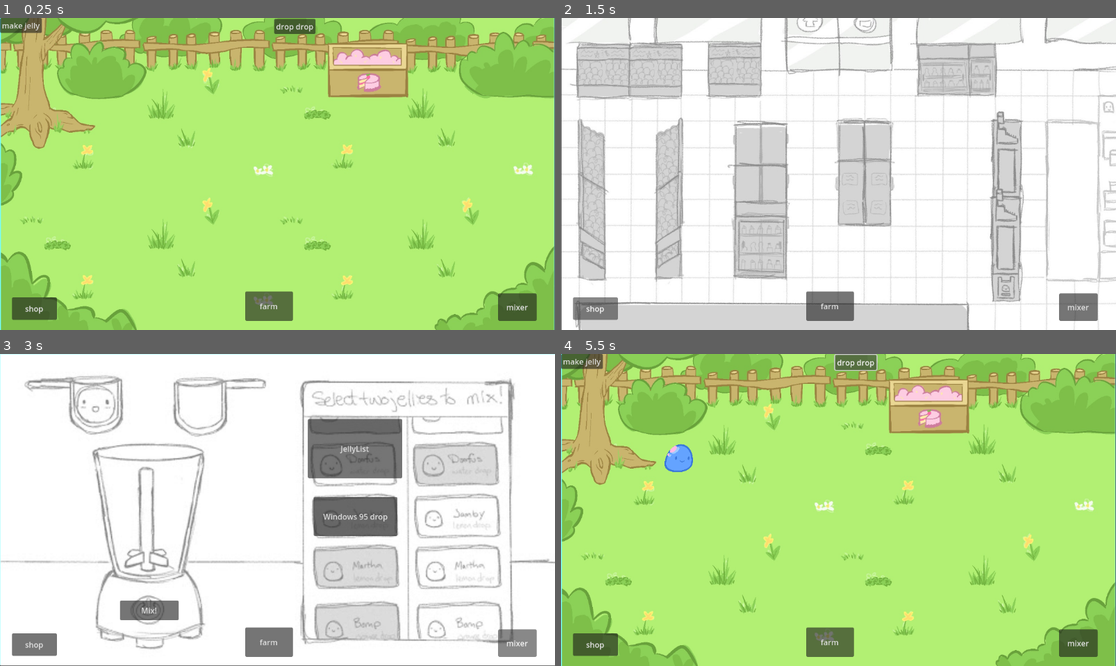
Above: before the commit, frames 1-4 (two rows, left to right).
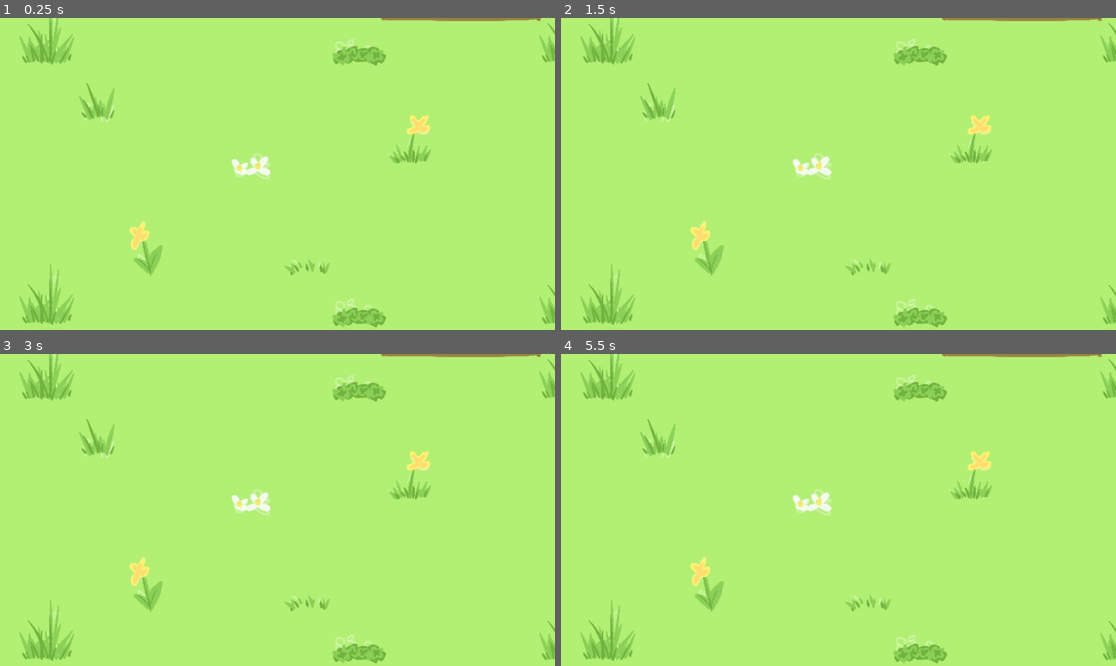
Above: after the commit, the same moments.

Repository: Jelly-Drop-DevOp/JellyDrop
Game: Godot game, scene res://farm.tscn
The game is run twice, just before and just after one commit, with the same random seed, the same clock (stepped at 60 frames per second) and the same inputs. Sound files missing from this copy of the repository are replaced by a short silence.
Inputs (mouse positions are in pixels of both pictures, inside the frame that each line leads up to):
- Up to frame 1 (0.25 s): no input
- Up to frame 2 (1.5 s): click (827, 305) at 0.5 s, where only the run before the commit has a clickable "farm"; click (594, 308) at 1.25 s, where only the run before the commit has a clickable "shop"
- Up to frame 3 (3 s): click (266, 641) at 2 s, where only the run before the commit has a clickable "farm"; click (516, 644) at 2.75 s, where only the run before the commit has a clickable "mixer"
- Up to frame 4 (5.5 s): click (827, 641) at 3.5 s, where only the run before the commit has a clickable "farm"; click (583, 360) at 4.25 s, where only the run before the commit has a clickable "make jelly"; click (855, 363) at 5 s, where only the run before the commit has a clickable "drop drop"

The runs differ from the first frame. In frame 1, 31% of the frame differs, in the area x 0-100%, y 0-100%; in frame 2, 100%; in frame 3, 100%; in frame 4, 32%.

Commit message:
Updates to sprite rendering and added placeholder walking animation.

Diff:
--- a/praccyproggy/farm.tscn
+++ b/praccyproggy/farm.tscn
@@ -56,7 +56,7 @@
 text = "make jelly"
 
 [node name="jellySpawn" type="Marker2D" parent="."]
-position = Vector2(227, 199)
+position = Vector2(484, 284)
 
 [node name="jellySpawn" type="Marker2D" parent="jellySpawn"]
 position = Vector2(-15, 313)
@@ -122,5 +122,9 @@
 offset_bottom = 33.0
 text = "drop drop"
 
+[node name="Camera2D" type="Camera2D" parent="."]
+position = Vector2(574, 324)
+zoom = Vector2(2, 2)
+
 [connection signal="pressed" from="addJellyButton" to="." method="_on_add_jelly_button_pressed"]
 [connection signal="pressed" from="makedropbutton" to="." method="_on_makedropbutton_pressed"]
--- a/praccyproggy/jellyai.gd
+++ b/praccyproggy/jellyai.gd
@@ -45,7 +45,7 @@
 func wander():
 	$JellyAnimations.play("move")
 	$JellyAnimations/JellyLineart.play("move_lineart")
-	$JellyAnimations/JellyShine.play("idle_shine")
+	$JellyAnimations/JellyShine.play("move_shine")
 	direction = Vector2(randi() % 3 - 1, randi() % 3 - 1)
 	$JellyAnimations.flip_h = direction.x <= 0
 	$JellyAnimations/JellyLineart.flip_h = direction.x <= 0
--- a/praccyproggy/jellydrop.tscn
+++ b/praccyproggy/jellydrop.tscn
@@ -3,31 +3,31 @@
 [ext_resource type="Script" path="res://jellydrop.gd" id="1_p30oi"]
 [ext_resource type="Script" path="res://jellyai.gd" id="1_swmws"]
 [ext_resource type="Shader" path="res://jellydrop.gdshader" id="3_r1ku0"]
-[ext_resource type="Texture2D" uid="uid://b6bg33i0n0hhx" path="res://assets/water_drop_move_animation V1/Untitled_Artwork-1.png" id="30_hjeod"]
 [ext_resource type="Texture2D" uid="uid://b1p8rlq46vqj4" path="res://assets/ide_filll/jelly-idle-fill-1.png" id="31_b4mbp"]
-[ext_resource type="Texture2D" uid="uid://5vhcc3wbhmqy" path="res://assets/water_drop_move_animation V1/Untitled_Artwork-2.png" id="31_e8tks"]
 [ext_resource type="Texture2D" uid="uid://h5cscajipeh1" path="res://assets/ide_filll/jelly-idle-fill-2.png" id="32_dhtj0"]
-[ext_resource type="Texture2D" uid="uid://blkymu4chev84" path="res://assets/water_drop_move_animation V1/Untitled_Artwork-3.png" id="32_eotjn"]
-[ext_resource type="Texture2D" uid="uid://bygr5u8r1rrux" path="res://assets/water_drop_move_animation V1/Untitled_Artwork-4.png" id="33_d0htf"]
+[ext_resource type="Texture2D" uid="uid://csdjfy54c6y0m" path="res://assets/walkgreyscale/Untitled_Artwork-1.png" id="32_ka77n"]
 [ext_resource type="Texture2D" uid="uid://dnsgc808svndy" path="res://assets/ide_filll/jelly-idle-fill-3.png" id="33_nutg3"]
+[ext_resource type="Texture2D" uid="uid://4hwovwr5de1c" path="res://assets/walkgreyscale/Untitled_Artwork-2.png" id="33_qkles"]
 [ext_resource type="Texture2D" uid="uid://qs7t8jdky457" path="res://assets/ide_filll/jelly-idle-fill-4.png" id="34_bkxa5"]
-[ext_resource type="Texture2D" uid="uid://dhlxusy6iuxk7" path="res://assets/water_drop_move_animation V1/Untitled_Artwork-5.png" id="34_vewib"]
+[ext_resource type="Texture2D" uid="uid://b3sg5al0r0cdc" path="res://assets/walkgreyscale/Untitled_Artwork-3.png" id="34_bn714"]
+[ext_resource type="Texture2D" uid="uid://cf0jgk88vx5fd" path="res://assets/walkgreyscale/Untitled_Artwork-4.png" id="35_4w6mq"]
 [ext_resource type="Texture2D" uid="uid://cwj8cal5tagwn" path="res://assets/ide_filll/jelly-idle-fill-5.png" id="35_d0vq6"]
-[ext_resource type="Texture2D" uid="uid://kc0mjhhys33u" path="res://assets/water_drop_move_animation V1/Untitled_Artwork-6.png" id="35_e23b5"]
-[ext_resource type="Texture2D" uid="uid://60v8ugbuvd5i" path="res://assets/water_drop_move_animation V1/Untitled_Artwork-7.png" id="36_1k3dm"]
+[ext_resource type="Texture2D" uid="uid://djsgm06k15j3p" path="res://assets/walkgreyscale/Untitled_Artwork-5.png" id="36_4usdc"]
 [ext_resource type="Texture2D" uid="uid://dtfc64kske88m" path="res://assets/ide_filll/jelly-idle-fill-6.png" id="36_2402u"]
-[ext_resource type="Texture2D" uid="uid://bu0wt62hdgcmt" path="res://assets/water_drop_move_animation V1/Untitled_Artwork-8.png" id="37_f71je"]
 [ext_resource type="Texture2D" uid="uid://b4wbe7woooa51" path="res://assets/ide_filll/jelly-idle-fill-7.png" id="37_l6mil"]
-[ext_resource type="Texture2D" uid="uid://cv2bkovis43gd" path="res://assets/water_drop_move_animation V1/Untitled_Artwork-9.png" id="38_8muob"]
+[ext_resource type="Texture2D" uid="uid://5t28wuc3r4n" path="res://assets/walkgreyscale/Untitled_Artwork-6.png" id="37_ncd17"]
 [ext_resource type="Texture2D" uid="uid://22c5kvy3ghb8" path="res://assets/ide_filll/jelly-idle-fill-8.png" id="38_fl221"]
+[ext_resource type="Texture2D" uid="uid://r0qm2qajt37q" path="res://assets/walkgreyscale/Untitled_Artwork-7.png" id="38_s6mu2"]
+[ext_resource type="Texture2D" uid="uid://bsfpsbv3uxsvi" path="res://assets/walkgreyscale/Untitled_Artwork-8.png" id="39_avioj"]
 [ext_resource type="Texture2D" uid="uid://b7p7g8snu2x3" path="res://assets/ide_filll/jelly-idle-fill-9.png" id="39_qxpiy"]
-[ext_resource type="Texture2D" uid="uid://bn4a1ewuoan7" path="res://assets/water_drop_move_animation V1/Untitled_Artwork-10.png" id="39_uuwta"]
 [ext_resource type="Texture2D" uid="uid://di78cvfpl2q44" path="res://assets/ide_filll/jelly-idle-fill-10.png" id="40_lee0w"]
-[ext_resource type="Texture2D" uid="uid://kvrg1vb85g7d" path="res://assets/water_drop_move_animation V1/Untitled_Artwork-11.png" id="40_tfcrk"]
+[ext_resource type="Texture2D" uid="uid://bocm8a6rlf7h8" path="res://assets/walkgreyscale/Untitled_Artwork-9.png" id="40_nhe7q"]
+[ext_resource type="Texture2D" uid="uid://4sa4lgvm8bu7" path="res://assets/walkgreyscale/Untitled_Artwork-10.png" id="41_8760e"]
 [ext_resource type="Texture2D" uid="uid://cda1dtbvyxlor" path="res://assets/ide_filll/jelly-idle-fill-11.png" id="41_gfvv1"]
-[ext_resource type="Texture2D" uid="uid://dgvaomlj801sn" path="res://assets/water_drop_move_animation V1/Untitled_Artwork-12.png" id="41_qw60d"]
+[ext_resource type="Texture2D" uid="uid://bn4xtlb2mf4su" path="res://assets/walkgreyscale/Untitled_Artwork-11.png" id="42_ccuo7"]
 [ext_resource type="Texture2D" uid="uid://bryxt2heync45" path="res://assets/ide_filll/jelly-idle-fill-12.png" id="42_qu3xp"]
 [ext_resource type="Texture2D" uid="uid://c87smycbhf5u5" path="res://assets/ide_filll/jelly-idle-fill-13.png" id="43_d5c6h"]
+[ext_resource type="Texture2D" uid="uid://bis0nhdsmlydi" path="res://assets/walkgreyscale/Untitled_Artwork-12.png" id="43_iqss2"]
 [ext_resource type="Shader" path="res://jellyshine.gdshader" id="44_8h6ou"]
 [ext_resource type="Script" path="res://jelly_animations.gd" id="44_k1rdv"]
 [ext_resource type="Texture2D" uid="uid://dvet8cqwy10fk" path="res://assets/ide_filll/jelly-idle-fill-14.png" id="44_krgxj"]
@@ -202,52 +202,40 @@
 }, {
 "frames": [{
 "duration": 1.0,
-"texture": ExtResource("30_hjeod")
-}, {
-"duration": 1.0,
-"texture": ExtResource("31_e8tks")
-}, {
-"duration": 1.0,
-"texture": ExtResource("32_eotjn")
-}, {
-"duration": 1.0,
-"texture": ExtResource("33_d0htf")
-}, {
-"duration": 1.0,
-"texture": ExtResource("34_vewib")
-}, {
-"duration": 1.0,
-"texture": ExtResource("35_e23b5")
-}, {
-"duration": 1.0,
-"texture": ExtResource("36_1k3dm")
-}, {
-"duration": 1.0,
-"texture": ExtResource("36_1k3dm")
-}, {
-"duration": 1.0,
-"texture": ExtResource("36_1k3dm")
-}, {
-"duration": 1.0,
-"texture": ExtResource("36_1k3dm")
-}, {
-"duration": 1.0,
-"texture": ExtResource("36_1k3dm")
-}, {
-"duration": 1.0,
-"texture": ExtResource("37_f71je")
-}, {
-"duration": 1.0,
-"texture": ExtResource("38_8muob")
-}, {
-"duration": 1.0,
-"texture": ExtResource("39_uuwta")
-}, {
-"duration": 1.0,
-"texture": ExtResource("40_tfcrk")
-}, {
-"duration": 1.0,
-"texture": ExtResource("41_qw60d")
+"texture": ExtResource("32_ka77n")
+}, {
+"duration": 1.0,
+"texture": ExtResource("33_qkles")
+}, {
+"duration": 1.0,
+"texture": ExtResource("34_bn714")
+}, {
+"duration": 1.0,
+"texture": ExtResource("35_4w6mq")
+}, {
+"duration": 1.0,
+"texture": ExtResource("36_4usdc")
+}, {
+"duration": 1.0,
+"texture": ExtResource("37_ncd17")
+}, {
+"duration": 1.0,
+"texture": ExtResource("38_s6mu2")
+}, {
+"duration": 1.0,
+"texture": ExtResource("39_avioj")
+}, {
+"duration": 1.0,
+"texture": ExtResource("40_nhe7q")
+}, {
+"duration": 1.0,
+"texture": ExtResource("41_8760e")
+}, {
+"duration": 1.0,
+"texture": ExtResource("42_ccuo7")
+}, {
+"duration": 1.0,
+"texture": ExtResource("43_iqss2")
 }],
 "loop": true,
 "name": &"move",
Binary file added: praccyproggy/assets/walkgreyscale/Untitled_Artwork-1.png
Not shown, added: praccyproggy/assets/walkgreyscale/Untitled_Artwork-1.png.import
Binary file added: praccyproggy/assets/walkgreyscale/Untitled_Artwork-10.png
Not shown, added: praccyproggy/assets/walkgreyscale/Untitled_Artwork-10.png.import
Binary file added: praccyproggy/assets/walkgreyscale/Untitled_Artwork-11.png
Not shown, added: praccyproggy/assets/walkgreyscale/Untitled_Artwork-11.png.import
Binary file added: praccyproggy/assets/walkgreyscale/Untitled_Artwork-12.png
Not shown, added: praccyproggy/assets/walkgreyscale/Untitled_Artwork-12.png.import
Binary file added: praccyproggy/assets/walkgreyscale/Untitled_Artwork-2.png
Not shown, added: praccyproggy/assets/walkgreyscale/Untitled_Artwork-2.png.import
Binary file added: praccyproggy/assets/walkgreyscale/Untitled_Artwork-3.png
Not shown, added: praccyproggy/assets/walkgreyscale/Untitled_Artwork-3.png.import
(and 12 more such lines)
